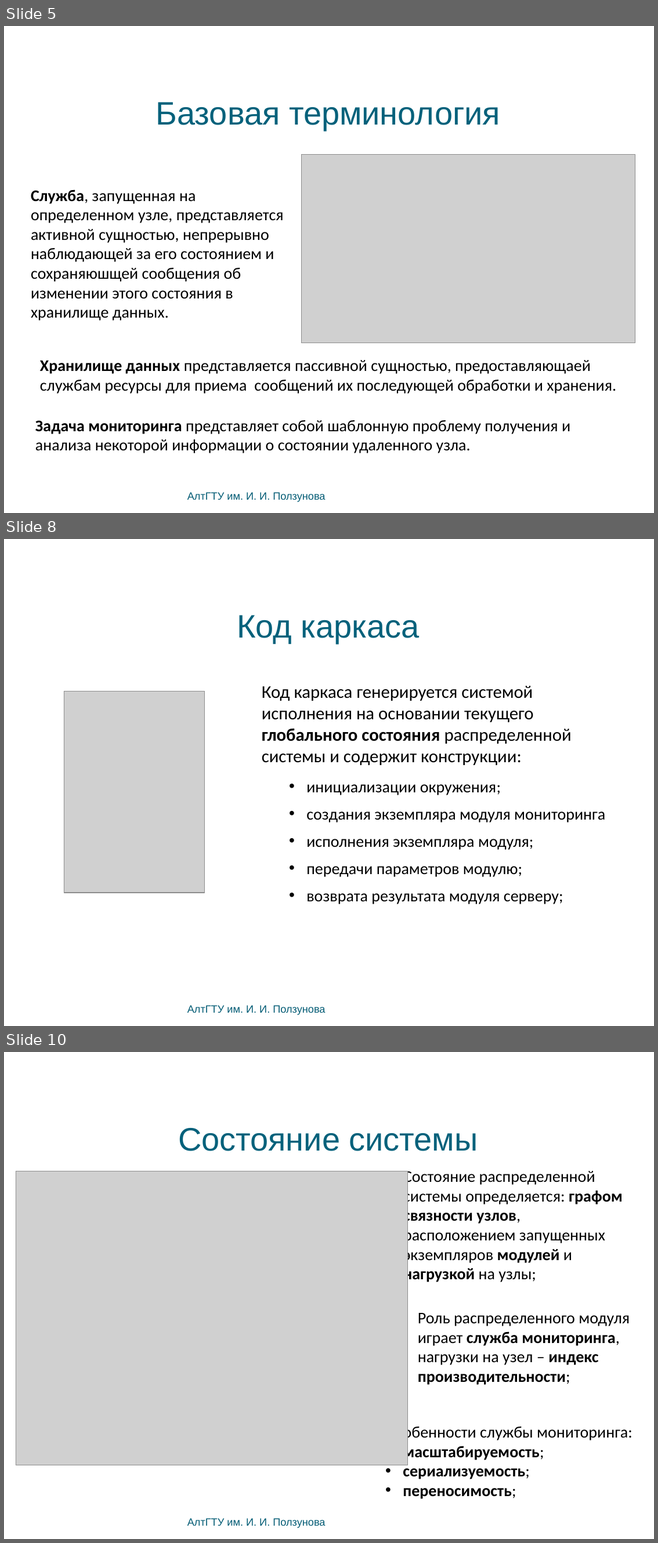
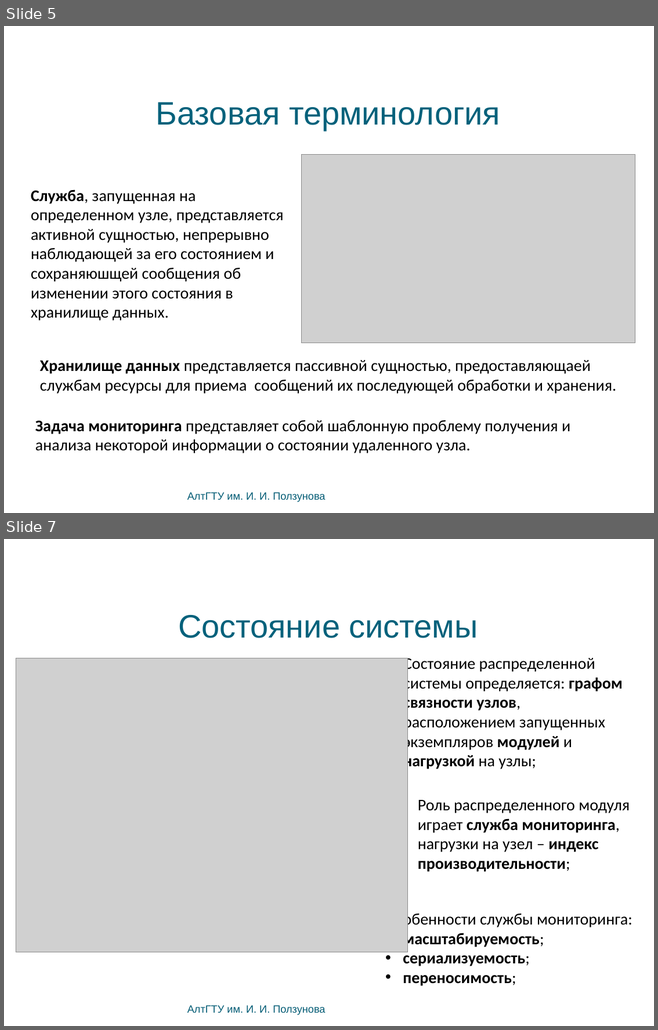
Before and after one commit to bluerain/snoopy, a slide deck: diploma/trunk/ppt/kostyukov.pptx. Shown one above the other, each under a label of ours: slides 5, 8 and 10 before the commit, slides 5 and 7 after it; the slides between them are not shown. The pictures are 658x1543 and 658x1030 pixels, drawn with LibreOffice and Linux fonts; fonts in the diff are those of the drawing; grey boxes stand for pictures; background and template pictures are left out. Boxes give left, top, right and bottom in pixels: in the first picture for what was removed or moved away, otherwise in the second. Text is boxed around its words. In the diff, an @@ line names an element or a change of style, - is before the commit and + after.

```diff
--- a/diploma/trunk/ppt/kostyukov.pptx
+++ b/diploma/trunk/ppt/kostyukov.pptx
@@ slide 8 removed at (4,539,654,1026), background picture (left out) @@
@@ text removed at (237,615,419,643) @@
-Код каркаса
@@ picture removed at (64,691,205,893) @@
@@ text removed at (262,686,571,765) @@
-Код каркаса генерируется системой исполнения на основании текущего глобального состояния распределенной системы и содержит конструкции:
@@ text removed at (306,784,605,904) @@
-• инициализации окружения;
-• создания экземпляра модуля мониторинга
-• исполнения экземпляра модуля;
-• передачи параметров модулю;
-• возврата результата модуля серверу;
@@ text removed at (187,1005,325,1015) @@
-АлтГТУ им. И. И. Ползунова
@@ what was slide 10 is now slide 7 @@
```
Also in this commit, not shown: 9 slides changed, 6 other slides removed, 10 other files.
